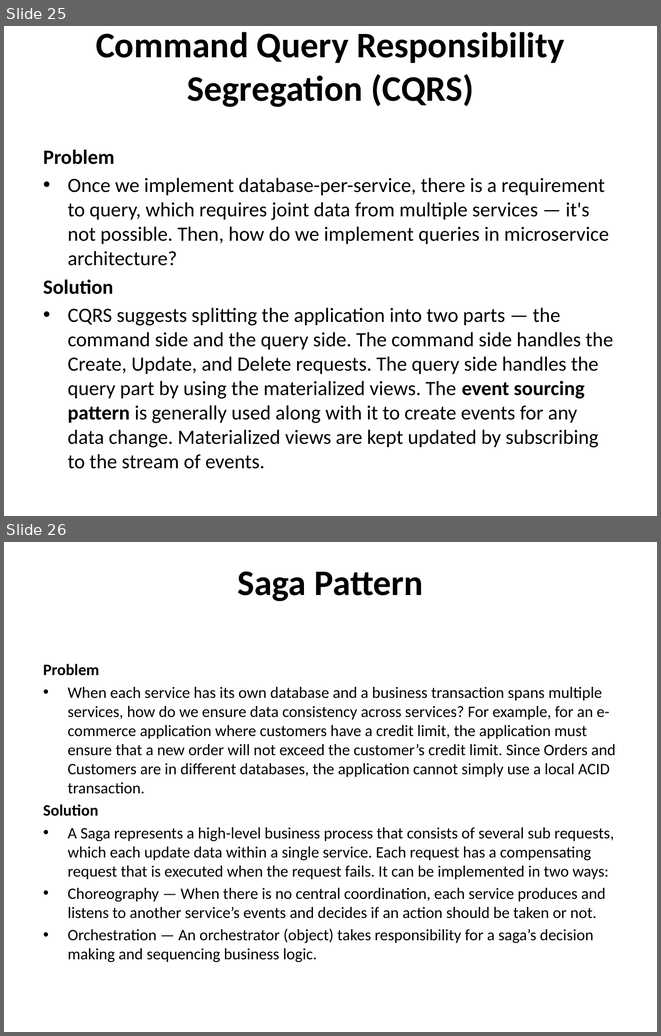
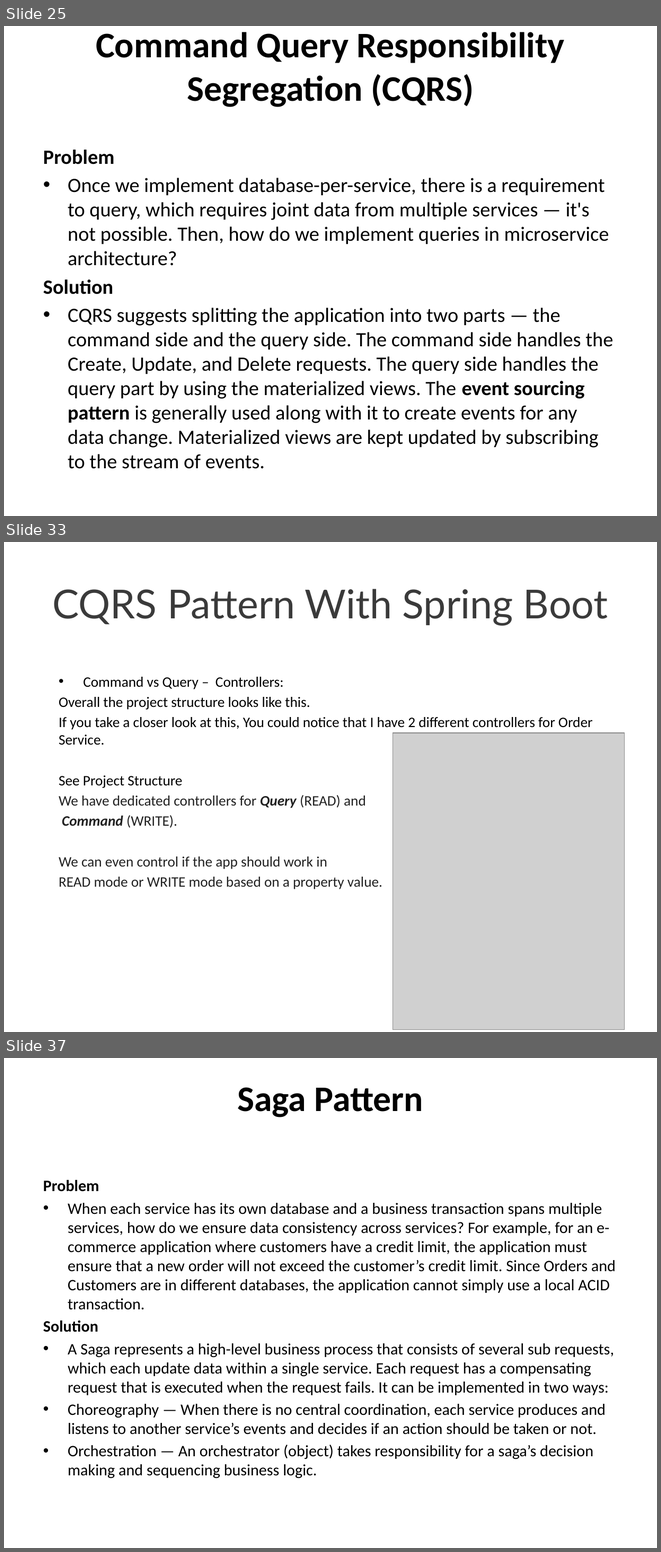
Before and after one commit to techelly/cloudthatmicroservies, a slide deck: Micro services Design Pattern.pptx. Shown one above the other, each under a label of ours: slides 25 and 26 before the commit, slides 25, 33 and 37 after it; the slides between them are not shown. The pictures are 661x1036 and 661x1552 pixels, drawn with LibreOffice and Linux fonts; fonts in the diff are those of the drawing; grey boxes stand for pictures. Boxes give left, top, right and bottom in pixels: in the first picture for what was removed or moved away, otherwise in the second. Text is boxed around its words. In the diff, an @@ line names an element or a change of style, - is before the commit and + after.

Commit message:
Added CQRS desging pattern example

```diff
--- a/Micro services Design Pattern.pptx
+++ b/Micro services Design Pattern.pptx
@@ slide 33 added at (x1=4, y1=542, x2=657, y2=1032), background #FFFFFF @@
@@ title added at (x1=52, y1=589, x2=608, y2=625), 44 pt, text #3A3A3A @@
+CQRS Pattern With Spring Boot
@@ text added at (x1=59, y1=677, x2=593, y2=889), 16 pt, text #000000 @@
+• Command vs Query – Controllers:
+Overall the project structure looks like this.
+If you take a closer look at this, You could notice that I have 2 different controllers for Order Service.
+See Project Structure
+We have dedicated controllers for Query (READ) and
+Command (WRITE).
+We can even control if the app should work in
+READ mode or WRITE mode based on a property value.
@@ picture added at (x1=393, y1=733, x2=624, y2=1030) @@
@@ what was slide 26 is now slide 37 @@
```
Also in this commit, not shown: 10 other slides added, 56 other files.
